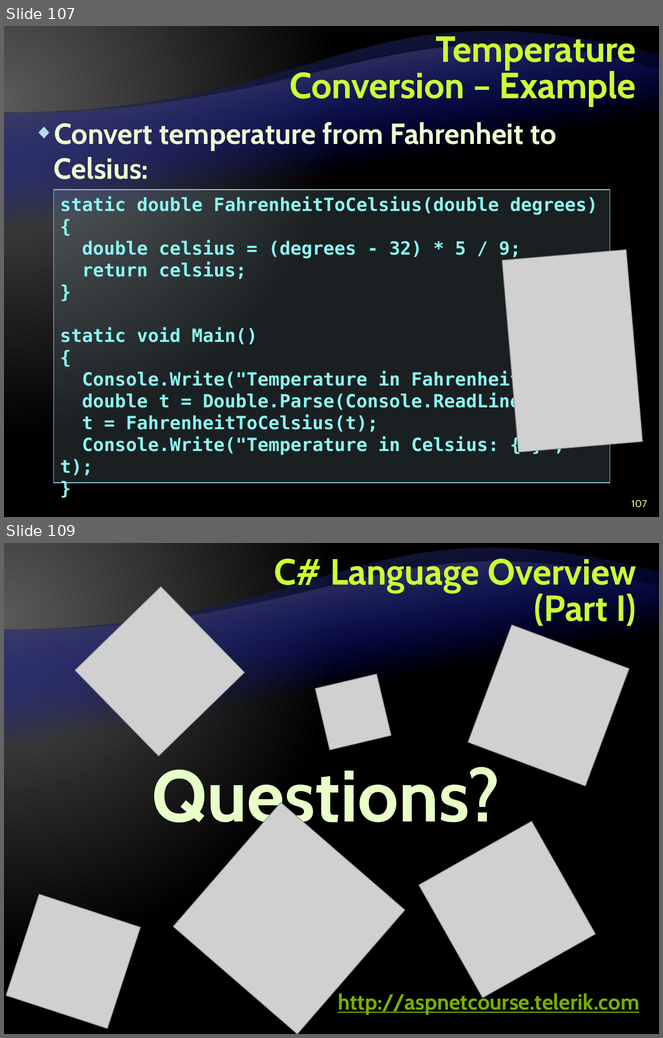
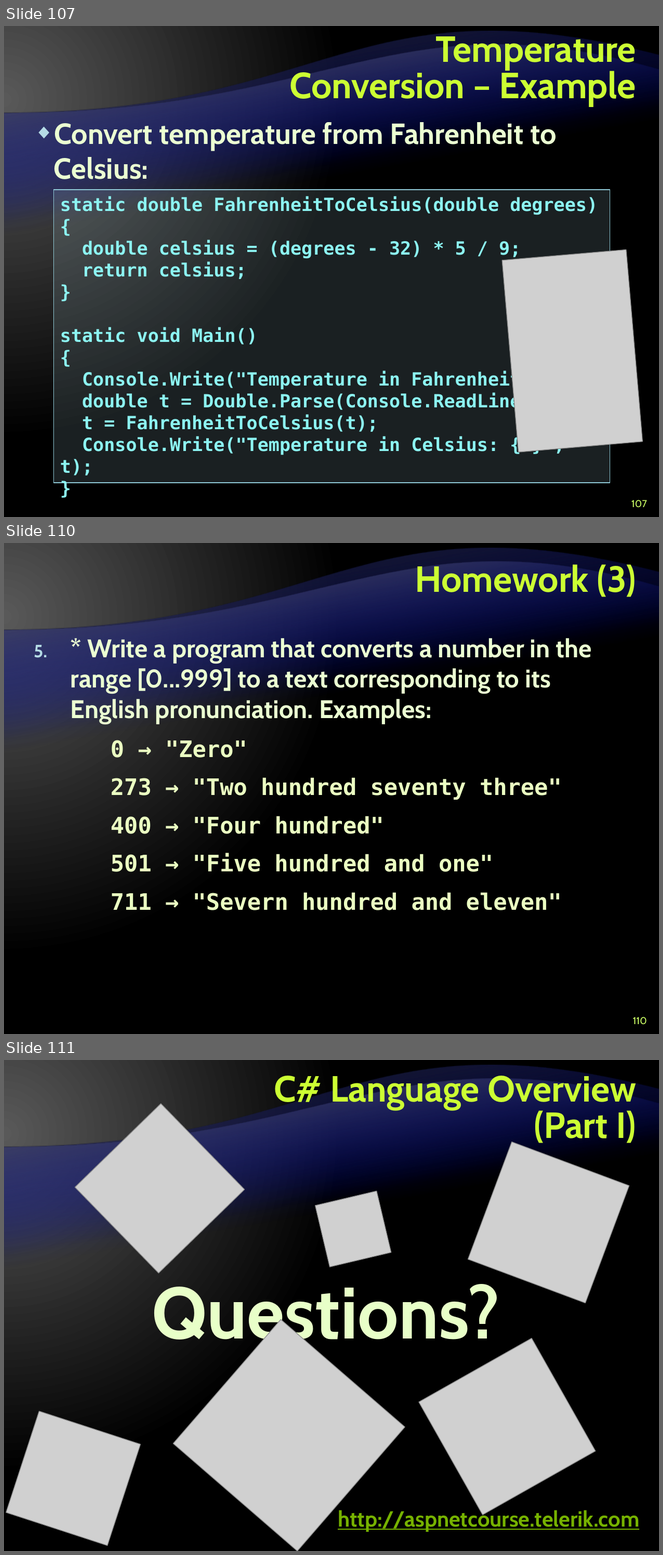
Before and after one commit to Lockheed01/aspnet-mvc-course, a slide deck: Lectures/2. CSharp Language Overview - Part I/CSharp Language Overview - Part I.pptx. Shown one above the other, each under a label of ours: slides 107 and 109 before the commit, slides 107, 110 and 111 after it; the slides between them are not shown. The pictures are 663x1038 and 663x1555 pixels, drawn with LibreOffice and Linux fonts; fonts in the diff are those of the drawing; grey boxes stand for pictures; background and template pictures are left out. Boxes give left, top, right and bottom in pixels: in the first picture for what was removed or moved away, otherwise in the second. Text is boxed around its words. In the diff, an @@ line names an element or a change of style, - is before the commit and + after.

Commit message:
Added homework for the "C# Language Overview part 1"

```diff
--- a/Lectures/2. CSharp Language Overview - Part I/CSharp Language Overview - Part I.pptx
+++ b/Lectures/2. CSharp Language Overview - Part I/CSharp Language Overview - Part I.pptx
@@ slide 110 added at [4,543,659,1034], background gradient #595959 to #000000; not listed: 2 template elements that a slide beside it also shows @@
@@ title added at [415,561,636,597], 40 pt, text #CCFF33, bold @@
+Homework (3)
@@ text added at [71,638,592,911], 28 pt, text #EBFFD2, bold @@
+5. * Write a program that converts a number in the range [0...999] to a text corresponding to its English pronunciation. Examples:
+  0 → "Zero"
+  273 → "Two hundred seventy three"
+  400 → "Four hundred"
+  501 → "Five hundred and one"
+  711 → "Severn hundred and eleven"
@@ page number added at [633,1017,647,1025], 11 pt, text #CCFF66 @@
+110
@@ what was slide 109 is now slide 111 @@
```
Also in this commit, not shown: 1 slide changed, 2 other slides added, 1 slide removed.
